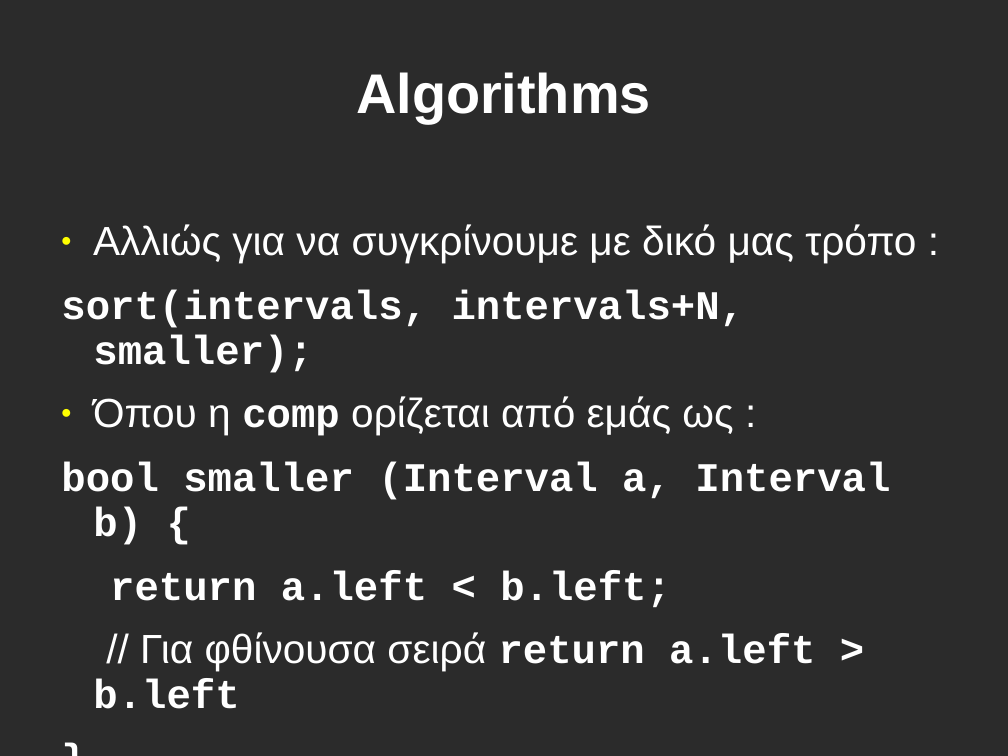
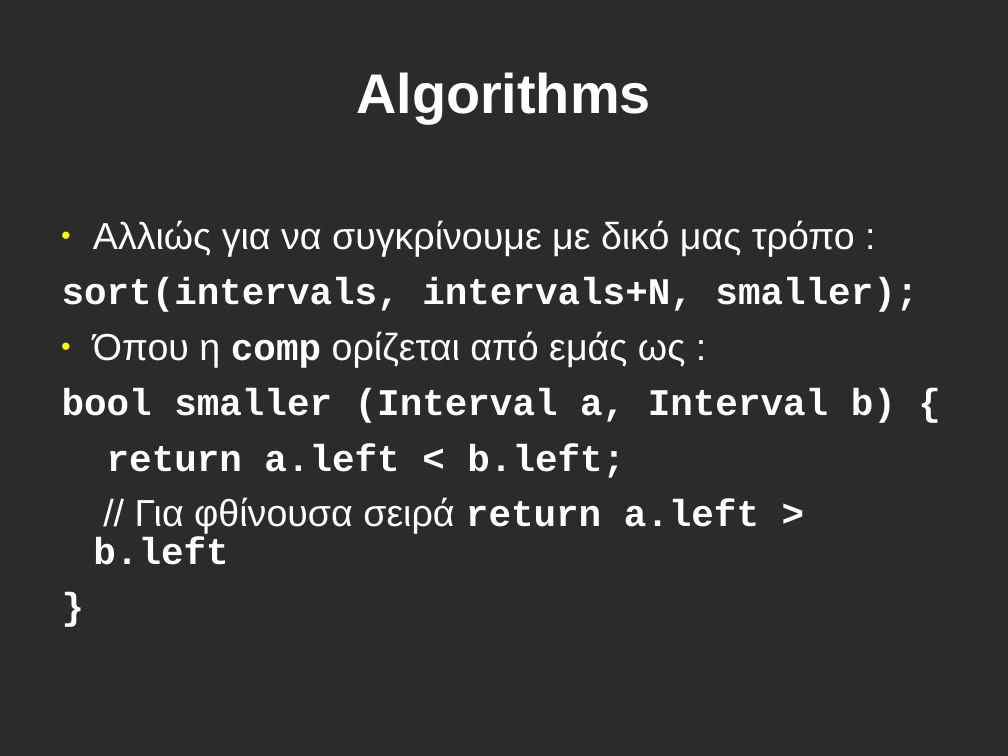
Before and after one commit to kipoujr/PDP, a slide deck: slide 29 of Zero-Material/STL-Best practices.odp (slide 28 before the commit). Drawn at 1008x756 pixels with LibreOffice and Linux fonts; fonts in the diff are those of the drawing; background and template pictures are left out; a plain dark background stands for a picture behind light text. Boxes give left, top, right and bottom in pixels: in the first picture for what was removed or moved away, otherwise in the second. Text is boxed around its words. In the diff, an @@ line names an element or a change of style, - is before the commit and + after.

```diff
--- a/Zero-Material/STL-Best practices.odp
+++ b/Zero-Material/STL-Best practices.odp
@@ text "Αλλιώς για να συγκρίνουμε με ..." at (62, 220, 918, 565): size 32 to 29.6 pt; line spacing 0.93 to 0.83 @@
```
Also in this commit, not shown: 9 other slides changed, 1 slide added, 13 other files.
